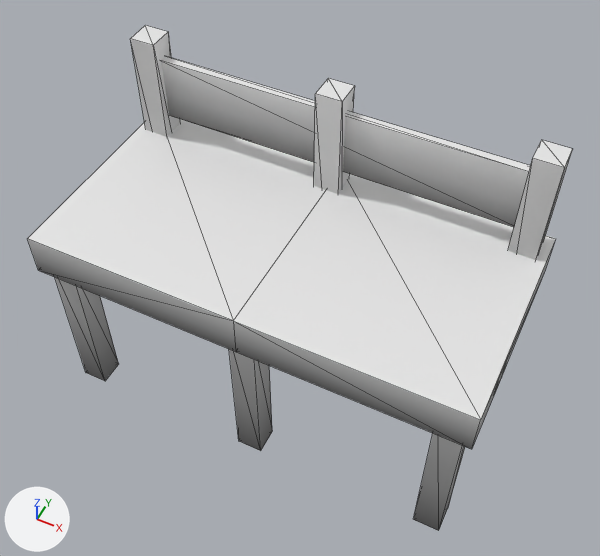
The glTF model assets/workbench.gltf as it was, and as the next commit left it.
Rendered twice from a camera (50 mm lens) standing at (-1.861, -1.699, 3.518) and looking at (-2.968, 0.516, 0.75). Every picture has the same lights, and +X, +Y and +Z are marked at lower left. Mesh edges are drawn as thin lines. Vertices at the same position are counted once.

Objects in the first picture: 'Workbench'.
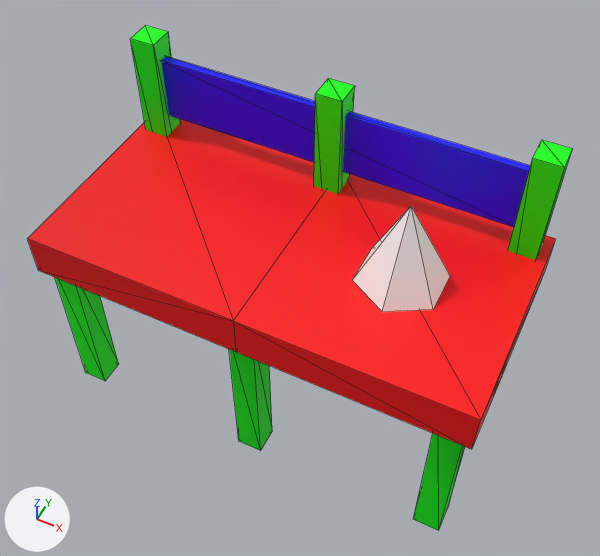
Edits to the bpy script that builds the scene:
```text
Add mat_defaultmaterial:
    mat_defaultmaterial = bpy.data.materials.new('DefaultMaterial')
    mat_defaultmaterial.use_nodes = True; mat_defaultmaterial.node_tree.nodes.clear()
    _N = mat_defaultmaterial.node_tree.nodes; _L = mat_defaultmaterial.node_tree.links
    n0 = _N.new('ShaderNodeOutputMaterial'); n0.name = 'Material Output'
    n1 = _N.new('ShaderNodeBsdfPrincipled'); n1.name = 'Principled BSDF'
    n2 = _N.new('ShaderNodeVertexColor'); n2.name = 'Color Attribute'
    _L.new(n1.outputs[0], n0.inputs[0])  # 'BSDF' to 'Surface'
    _L.new(n2.outputs[0], n1.inputs[0])  # 'Color' to 'Base Color'
Change me_workbench:
    used by ob_workbench; location = (-3.5, 0.5, 0.0)
    verts and faces of me_workbench; kept vertices keep their numbers, new ones are numbered from 68
    remove me_workbench.from_pydata(...)  # 68 vertices, 104 faces; spans x -0.5..1.5, y -0.5..0.5, z 0.0..1.5
    add me_workbench.from_pydata(...)  # 75 vertices, 110 faces; spans x -0.5..1.5, y -0.5..0.5, z 0.0..1.5
    me_workbench part 1
    add verts[68] = (1.0, 0.2, 1.0)
    add verts[69] = (1.17, 0.1, 1.0)  # pixel (450, 275)
    add verts[70] = (1.17, -0.1, 1.0)  # pixel (433, 309)
    add verts[71] = (1.0, -0.2, 1.0)  # pixel (382, 311)
    add verts[72] = (0.83, -0.1, 1.0)  # pixel (352, 280)
    add verts[73] = (0.83, 0.1, 1.0)  # pixel (371, 248)
    add verts[74] = (1.0, 0.0, 1.4)  # pixel (411, 205)
    add faces += [(68, 74, 69), (69, 74, 70), (70, 74, 71), (71, 74, 72), (72, 74, 73), (68, 73, 74)]
    me_workbench part 2: 104 faces spanning x -0.5..1.5, y -0.5..0.5, z 0.0..1.5 switch from mat_material to mat_defaultmaterial
```

Location of each change, [x1, y1, x2, y2] in pixels of the pictures (600 x 556 px):
part 1 of me_workbench, added
    after: [353, 206, 450, 312]
part 2 of me_workbench, recoloured (white to red)
    both: [27, 25, 573, 531]
